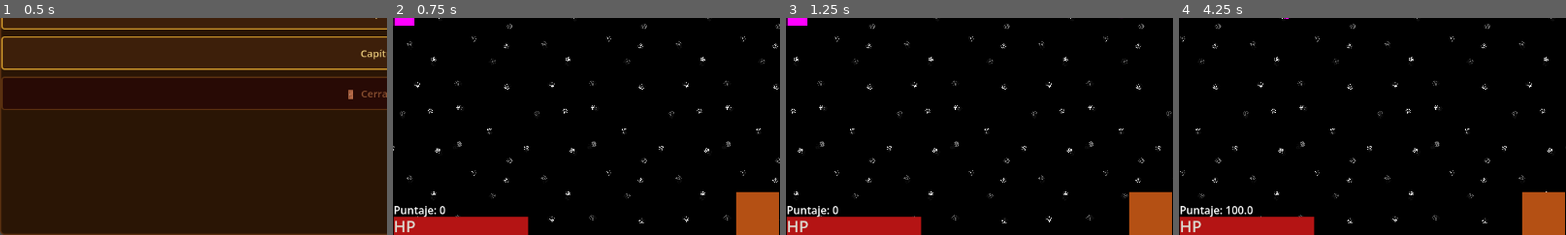
Above: before the commit, frames 1-4 (left to right).
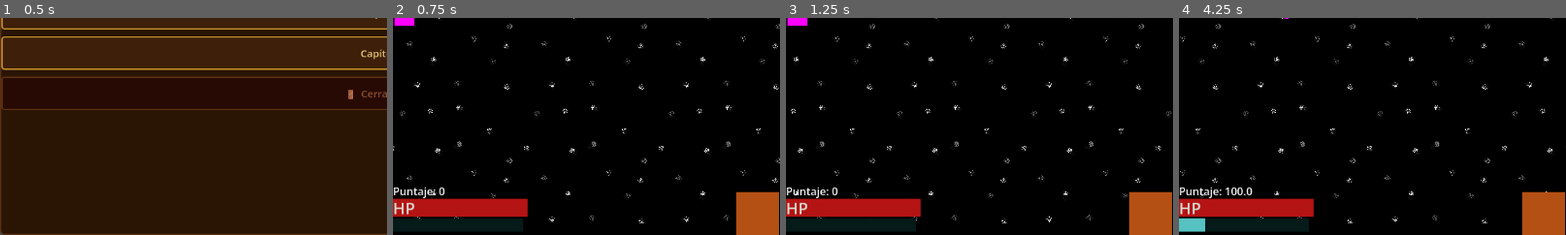
Above: after the commit, the same moments.

Repository: wfeboSKL/tales-for-the-asleep
Game: Godot game, scene res://scenes/Menu/Mewou.tscn
Two runs of this game, one before a commit and one after it. Both use one fixed random seed, a clock stepped at 60 frames per second and the inputs below.
Inputs:
- Up to frame 1 (0.5 s): no input
- Up to frame 2 (0.75 s): click "Capítulo I" at 0.5 s
- Up to frame 3 (1.25 s): no input
- Up to frame 4 (4.25 s): tap Enter at 1.25, 3.6 s; hold Shift (focus) 1.28-2.03 s; hold W (move_up) 1.28-2.78 s; tap Space at 1.52, 2.27, 3.77 s; tap J (melee) at 2.1 s; hold K (shoot) 2.78-3.53 s; hold A (move_left) from 2.78 s (still down)
The pictures show only the part of the screen within x 0-50%, y 50-100%; the shares and areas given below are measured in that part.

Frame 1 is identical in both runs. In frame 2, 6.2% of the frame differs, in the area x 0-36%, y 78-100%; in frame 3, 6.2%; in frame 4, 6.3%.

Commit message:
Barra de XP en HUD conectada con señal xp_changed | Trabajado en PC_FEBO

Diff:
--- a/game_data.gd
+++ b/game_data.gd
@@ -32,8 +32,8 @@
 	if player_xp >= xp_to_next_level:
 		level_up()
 		# Se avisa a quien escuche que el XP cambió
-		xp_changed.emit(player_xp, xp_to_next_level)
 		print("Nivel: ",player_level)
+	xp_changed.emit(player_xp, xp_to_next_level)
 	print("XP recolectada: ",player_xp)
 
 # -- FUNCIÓN PARA RESETEAR LA INFORMACIÓN AL MORIR --
--- /dev/null
+++ b/scenes/demolevel/hud.gd
@@ -0,0 +1,13 @@
+extends CanvasLayer
+
+func _ready():
+	# Al iniciar, conectar la señal xp_changed de GameData a esta función
+	GameData.xp_changed.connect(_on_xp_changed)
+	# Establecer el máximo inicial de la barra de XP
+	$XPBar.max_value = GameData.xp_to_next_level
+
+# -- ACTUALIZAR BARRA DE XP --
+# Esta función se ejecuta cada vez que GameData emite xp_changed
+func _on_xp_changed(current_xp, max_xp):
+	$XPBar.value = current_xp
+	$XPBar.max_value = max_xp
--- a/scenes/demolevel/level.tscn
+++ b/scenes/demolevel/level.tscn
@@ -5,6 +5,7 @@
 [ext_resource type="PackedScene" uid="uid://ktbnnh8fwh58" path="res://scenes/player/player.tscn" id="1_kcedh"]
 [ext_resource type="PackedScene" uid="uid://biqtee13nxlpm" path="res://scenes/enemies/enemy.tscn" id="2_g3hpl"]
 [ext_resource type="Script" uid="uid://bcbddn7bdv641" path="res://scenes/demolevel/enemy_spawner.gd" id="3_d2nb1"]
+[ext_resource type="Script" uid="uid://ckyrnlkddffwu" path="res://scenes/demolevel/hud.gd" id="5_ul7rm"]
 [ext_resource type="PackedScene" uid="uid://ccvvxddts30js" path="res://scenes/ui/dialogue_box.tscn" id="6_s4sfo"]
 
 [sub_resource type="StyleBoxFlat" id="StyleBoxFlat_kcedh"]
@@ -12,6 +13,12 @@
 
 [sub_resource type="StyleBoxFlat" id="StyleBoxFlat_g3hpl"]
 bg_color = Color(0.7058824, 0.078431375, 0.078431375, 1)
+
+[sub_resource type="StyleBoxFlat" id="StyleBoxFlat_vsapc"]
+bg_color = Color(0.022069808, 0.10281511, 0.097520195, 1)
+
+[sub_resource type="StyleBoxFlat" id="StyleBoxFlat_56cx6"]
+bg_color = Color(0.33946556, 0.76015407, 0.7597866, 1)
 
 [sub_resource type="StyleBoxFlat" id="StyleBoxFlat_d2nb1"]
 bg_color = Color(0.078431375, 0.078431375, 0.078431375, 1)
@@ -65,26 +72,26 @@
 up_direction = Vector2(1, -1.2500001e-06)
 
 [node name="HUD" type="CanvasLayer" parent="." unique_id=88502834]
+script = ExtResource("5_ul7rm")
 
 [node name="ScoreLabel" type="Label" parent="HUD" unique_id=2099791409]
 anchors_preset = 2
 anchor_top = 1.0
 anchor_bottom = 1.0
-offset_left = 1.0
-offset_top = -49.0
-offset_right = 92.0
-offset_bottom = -26.0
+offset_top = -77.0
+offset_right = 91.0
+offset_bottom = -54.0
 grow_vertical = 0
 text = "Puntaje: 0.0"
 
-[node name="ProgressBar" type="ProgressBar" parent="HUD" unique_id=1364842193]
+[node name="HealthBar" type="ProgressBar" parent="HUD" unique_id=1364842193]
 custom_minimum_size = Vector2(200, 20)
 anchors_preset = 2
 anchor_top = 1.0
 anchor_bottom = 1.0
-offset_left = 1.0
-offset_top = -27.0
-offset_right = 201.0
+offset_top = -54.0
+offset_right = 200.0
+offset_bottom = -27.0
 grow_vertical = 0
 theme_override_styles/background = SubResource("StyleBoxFlat_kcedh")
 theme_override_styles/fill = SubResource("StyleBoxFlat_g3hpl")
@@ -92,16 +99,32 @@
 value = 5.0
 show_percentage = false
 
-[node name="HealthLabel" type="Label" parent="HUD/ProgressBar" unique_id=1793200955]
-layout_mode = 1
-anchors_preset = 15
-anchor_right = 1.0
-anchor_bottom = 1.0
+[node name="HealthLabel" type="Label" parent="HUD/HealthBar" unique_id=1793200955]
+layout_mode = 1
+anchors_preset = 15
+anchor_right = 1.0
+anchor_bottom = 1.0
+offset_top = -3.5
+offset_right = -106.0
+offset_bottom = 3.5
 grow_horizontal = 2
 grow_vertical = 2
 theme_override_colors/font_color = Color(0.8627451, 0.8627451, 0.8235294, 1)
 theme_override_font_sizes/font_size = 24
 text = "HP"
+
+[node name="XPBar" type="ProgressBar" parent="HUD" unique_id=951983920]
+anchors_preset = 2
+anchor_top = 1.0
+anchor_bottom = 1.0
+offset_top = -25.0
+offset_right = 193.0
+offset_bottom = -5.0
+grow_vertical = 0
+theme_override_styles/background = SubResource("StyleBoxFlat_vsapc")
+theme_override_styles/fill = SubResource("StyleBoxFlat_56cx6")
+max_value = 50.0
+show_percentage = false
 
 [node name="SkillBar" type="HBoxContainer" parent="HUD" unique_id=395591379]
 anchors_preset = 7
--- a/scenes/player/player.gd
+++ b/scenes/player/player.gd
@@ -23,7 +23,7 @@
 var melee_cooldown = 0.0
 
 #Cuando el jugador esté en la escena, crear health_bar
-@onready var health_bar = get_parent().get_node("HUD/ProgressBar")
+@onready var health_bar = get_parent().get_node("HUD/HealthBar")
 @onready var score_label = get_parent().get_node("HUD/ScoreLabel")
 
 #Referencia a la barra de cooldown del disparo
Not shown, added: scenes/demolevel/hud.gd.uid
